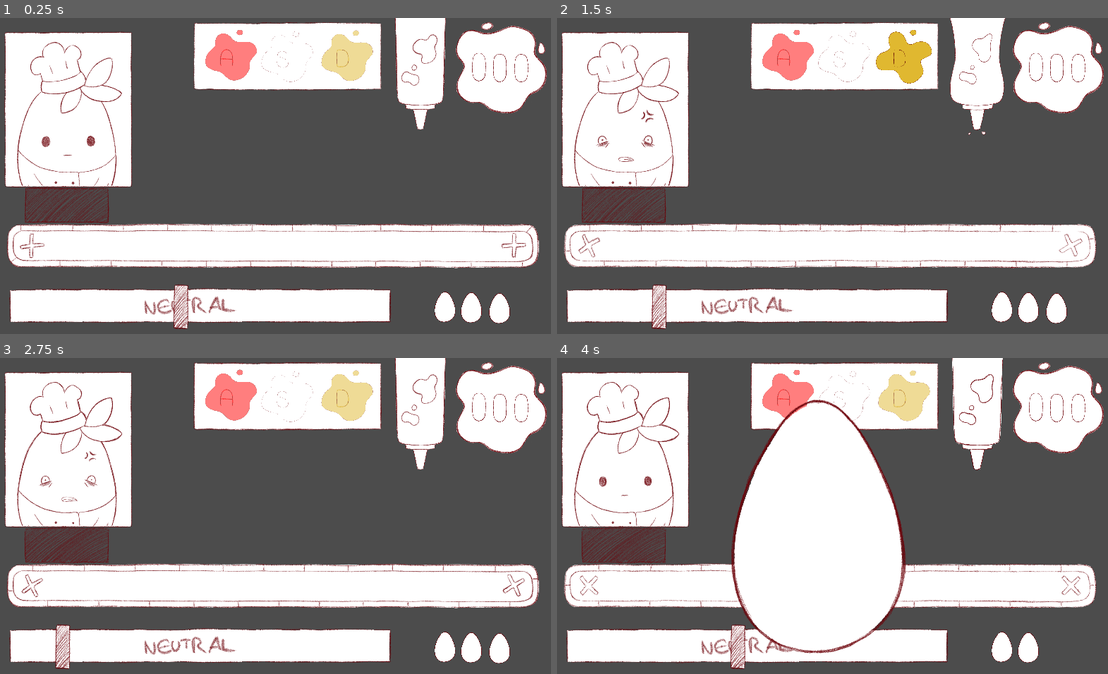
Above: before the commit, frames 1-4 (two rows, left to right).
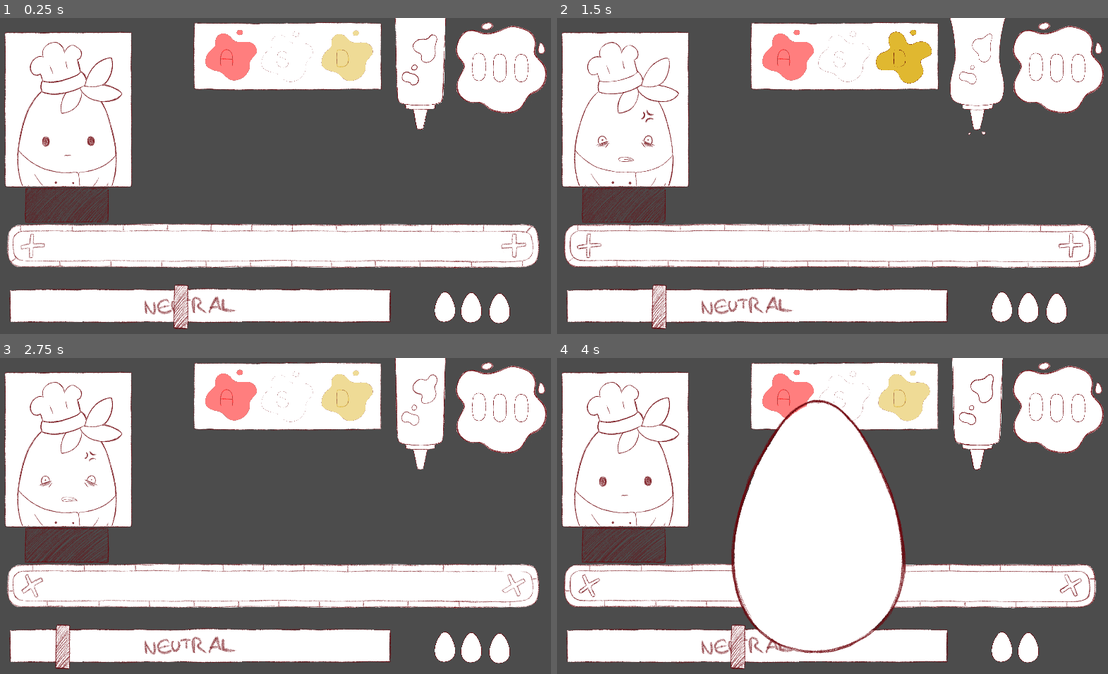
Above: after the commit, the same moments.

Repository: christophprenissl/sauce_game
Game: Godot game, scene res://Scenes/Game.tscn
Same seed, same stepped clock (60 frames per second), same inputs: the game is played once before the commit and once after it.
Inputs:
- Up to frame 1 (0.25 s): no input
- Up to frame 2 (1.5 s): tap A (sauce_a) at 0.6 s; tap D (sauce_d) at 1.35 s
- Up to frame 3 (2.75 s): tap S (sauce_s) at 2.1 s
- Up to frame 4 (4 s): tap A (sauce_a) at 2.85 s; tap D (sauce_d) at 3.6 s

The runs differ from the first frame. In frame 1, 2.6% of the frame differs, in the area x 1-98%, y 0-80%; in frame 2, 2.0%; in frame 3, 1.9%; in frame 4, 1.6%.

Commit message:
added signal for speed accelaration for existing dishes

Diff:
--- a/Scenes/Game.gd
+++ b/Scenes/Game.gd
@@ -20,6 +20,8 @@
 
 export (Array, int) var speed_levels
 export var seconds_till_speed_changes: int = 10
+
+signal speed_set(value)
 
 var time = 0
 var speed_level = 0
@@ -114,6 +116,7 @@
 
 func set_speed(value: int):
 	production_line.speed = value
+	emit_signal("speed_set", value)
 
 
 func _on_EggBreaker_animation_finished():
--- a/Scenes/Game.tscn
+++ b/Scenes/Game.tscn
@@ -653,6 +653,7 @@
 scale = Vector2( 0.6, 0.6 )
 frames = SubResource( 30 )
 animation = "neutral"
+frame = 1
 playing = true
 
 [node name="MusicPlayerLvl1" type="AudioStreamPlayer" parent="."]
@@ -672,7 +673,7 @@
 position = Vector2( 961, 773 )
 frames = SubResource( 2 )
 animation = "moving"
-frame = 4
+frame = 5
 playing = true
 script = ExtResource( 3 )
 spawn_rate = 200
@@ -693,6 +694,7 @@
 position = Vector2( -3, -62 )
 frames = SubResource( 21 )
 animation = "idle"
+frame = 1
 playing = true
 
 [node name="ConsumptionArea" type="Area2D" parent="ProductionLine"]
@@ -709,7 +711,6 @@
 scale = Vector2( 0.347163, 0.35108 )
 frames = SubResource( 8 )
 animation = "idle"
-frame = 2
 playing = true
 script = ExtResource( 5 )
 
@@ -732,7 +733,6 @@
 position = Vector2( 1011, 131 )
 frames = SubResource( 25 )
 animation = "idle"
-frame = 2
 playing = true
 script = ExtResource( 11 )
 
@@ -808,7 +808,6 @@
 scale = Vector2( 0.4, 0.4 )
 frames = SubResource( 75 )
 animation = "0"
-frame = 2
 playing = true
 
 [node name="Tens" type="AnimatedSprite" parent="ScoreBoard"]
@@ -817,7 +816,6 @@
 scale = Vector2( 0.4, 0.4 )
 frames = SubResource( 75 )
 animation = "0"
-frame = 2
 playing = true
 
 [node name="Ones" type="AnimatedSprite" parent="ScoreBoard"]
@@ -826,6 +824,7 @@
 scale = Vector2( 0.4, 0.4 )
 frames = SubResource( 75 )
 animation = "9"
+frame = 1
 playing = true
 
 [node name="EggBreaker" type="AnimatedSprite" parent="."]
--- a/Scripts/Dish.gd
+++ b/Scripts/Dish.gd
@@ -19,7 +19,6 @@
 export var speed = 100
 var paused = false
 
-signal speed_set(value)
 signal without_sauce_served
 
 func _ready():
--- a/Scripts/ProductionLine.gd
+++ b/Scripts/ProductionLine.gd
@@ -21,6 +21,7 @@
 		var production_pos = production_area.global_position
 		var dish_instance = dish.instance()
 		dish_instance.connect("without_sauce_served", game, "_on_without_sauce_served")
+		game.connect("speed_set", dish_instance, "_on_Dish_speed_set")
 
 		var rand_type = randi() % 3
 		var indicators = [-1,-1,-1]
